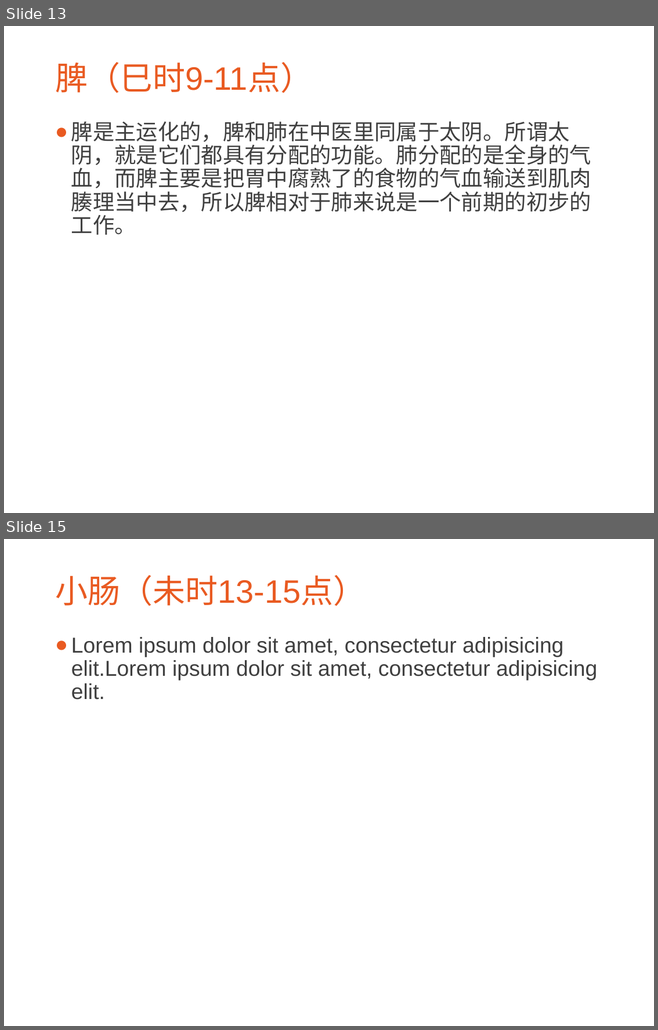
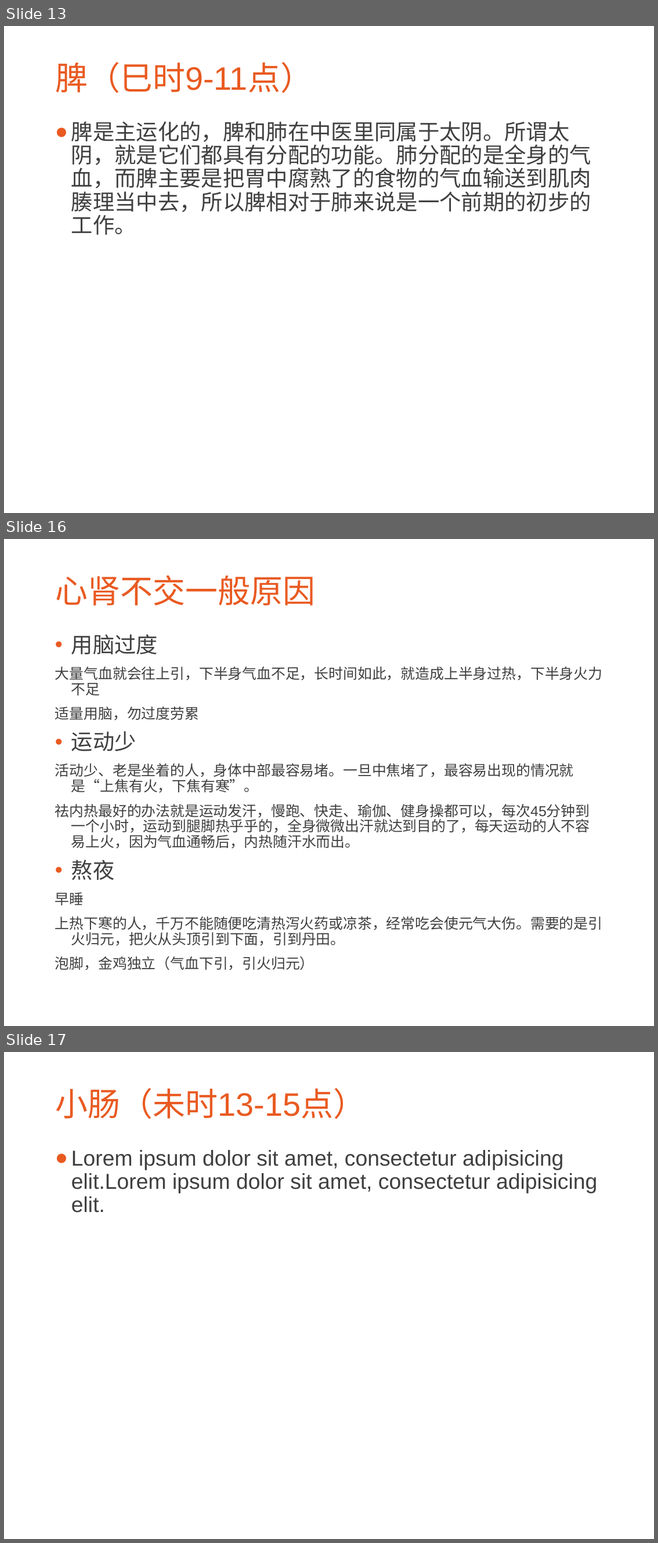
Before and after one commit to CatMan1994/file, a slide deck: 中医与养生分享会/中医与养生.ppt. Shown one above the other, each under a label of ours: slides 13 and 15 before the commit, slides 13, 16 and 17 after it; the slides between them are not shown. The pictures are 658x1030 and 658x1543 pixels, drawn with LibreOffice and Linux fonts; fonts in the diff are those of the drawing; background and template pictures are left out. Boxes give left, top, right and bottom in pixels: in the first picture for what was removed or moved away, otherwise in the second. Text is boxed around its words. In the diff, an @@ line names an element or a change of style, - is before the commit and + after.

```diff
--- a/中医与养生分享会/中医与养生.ppt
+++ b/中医与养生分享会/中医与养生.ppt
@@ slide 16 added at [4,539,654,1026], background picture (left out) @@
@@ title added at [55,575,315,606], 36 pt, text #E95A21 @@
+心肾不交一般原因
@@ text added at [55,634,602,971], 16 pt, text #3F3F3F @@
+• 用脑过度
+大量气血就会往上引，下半身气血不足，长时间如此，就造成上半身过热，下半身火力不足
+适量用脑，勿过度劳累
+• 运动少
+活动少、老是坐着的人，身体中部最容易堵。一旦中焦堵了，最容易出现的情况就是“上焦有火，下焦有寒”。
+祛内热最好的办法就是运动发汗，慢跑、快走、瑜伽、健身操都可以，每次45分钟到一个小时，运动到腿脚热乎乎的，全身微微出汗就达到目的了，每天运动的人不容易上火，因为气血通畅后，内热随汗水而出。
+• 熬夜
+早睡
+上热下寒的人，千万不能随便吃清热泻火药或凉茶，经常吃会使元气大伤。需要的是引火归元，把火从头顶引到下面，引到丹田。
+泡脚，金鸡独立（气血下引，引火归元）
@@ what was slide 15 is now slide 17 @@
```
Also in this commit, not shown: 3 slides changed, 1 other slide added, 1 other file.
